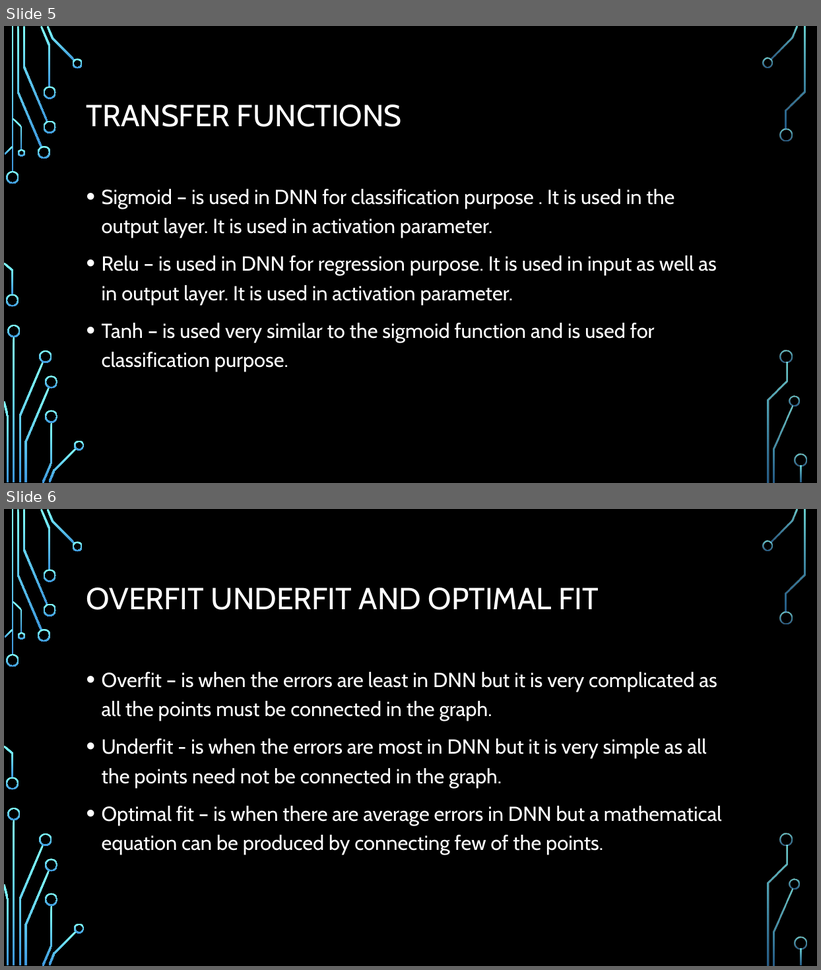
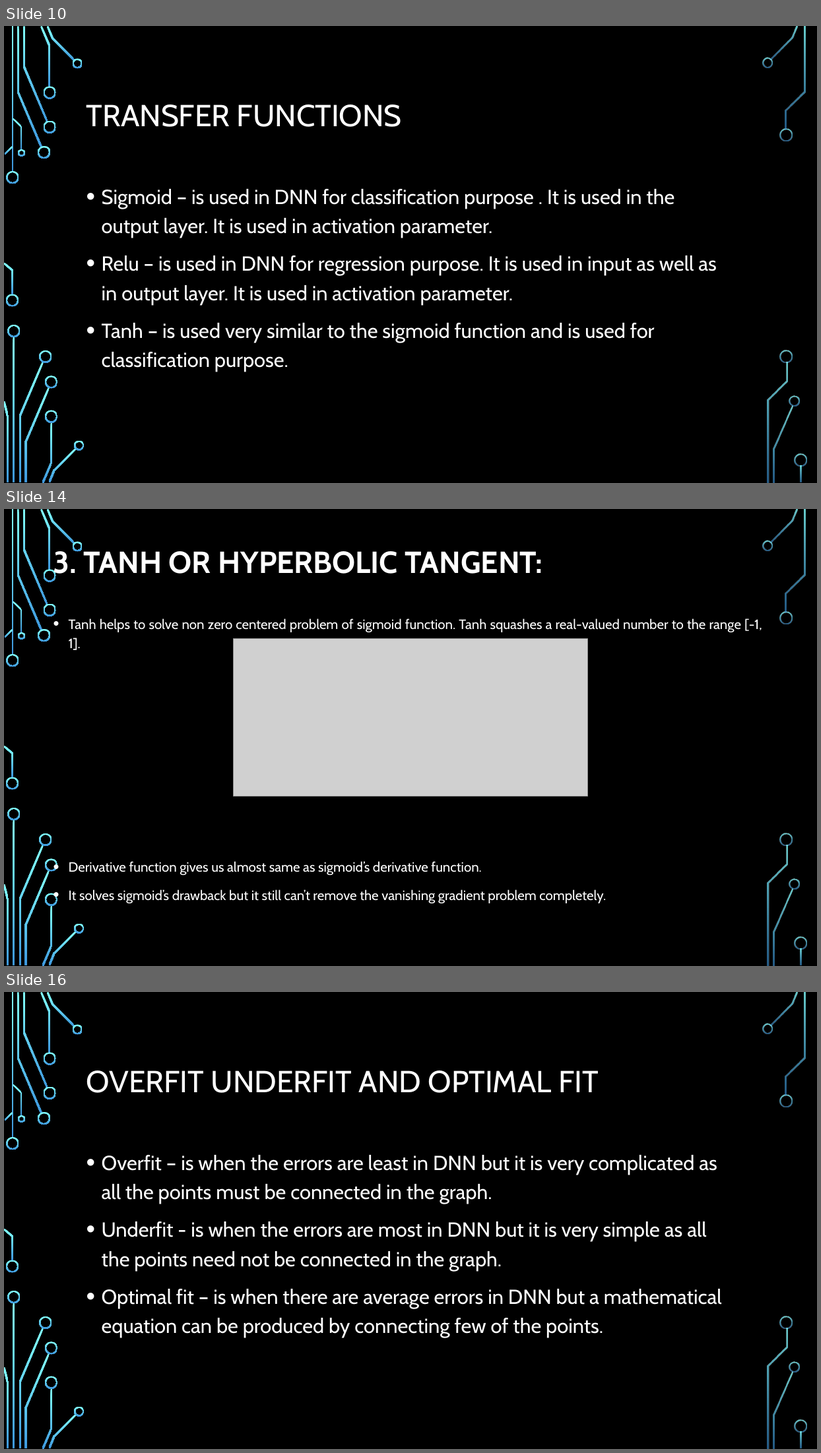
Before and after one commit to ENG19CS0023-AKSHAY/Deep-learning, a slide deck: ENG19CS0023(Akshay V R)(DL assignment 2).pptx. Shown one above the other, each under a label of ours: slides 5 and 6 before the commit, slides 10, 14 and 16 after it; the slides between them are not shown. The pictures are 821x970 and 821x1453 pixels, drawn with LibreOffice and Linux fonts; fonts in the diff are those of the drawing; grey boxes stand for pictures; background and template pictures are left out. Boxes give left, top, right and bottom in pixels: in the first picture for what was removed or moved away, otherwise in the second. Text is boxed around its words. In the diff, an @@ line names an element or a change of style, - is before the commit and + after.

```diff
--- a/ENG19CS0023(Akshay V R)(DL assignment 2).pptx
+++ b/ENG19CS0023(Akshay V R)(DL assignment 2).pptx
@@ slide 14 added at (4,509,817,966), background picture (left out); not listed: 36 template elements that a slide beside it also shows @@
@@ title added at (54,547,543,580), 36 pt, text #FFFFFF, bold @@
+3. TANH OR HYPERBOLIC TANGENT:
@@ text added at (69,619,762,904), 16 pt, text #FFFFFF @@
+• Tanh helps to solve non zero centered problem of sigmoid function. Tanh squashes a real-valued number to the range [-1, 1].
+• Derivative function gives us almost same as sigmoid’s derivative function.
+• It solves sigmoid’s drawback but it still can’t remove the vanishing gradient problem completely.
@@ picture added at (234,639,587,796) @@
@@ what was slide 5 is now slide 10 @@
@@ what was slide 6 is now slide 16 @@
```
Also in this commit, not shown: 9 other slides added.
